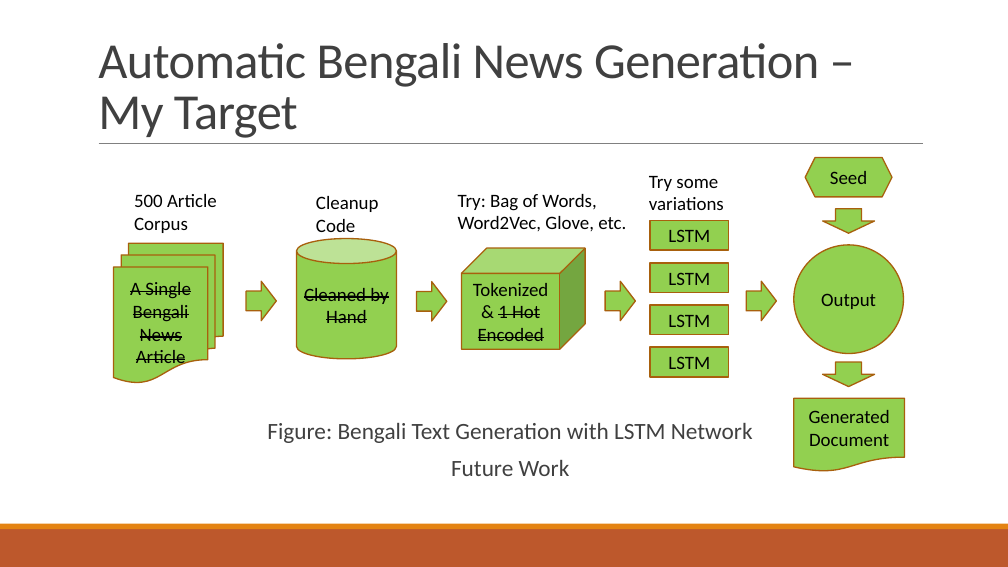
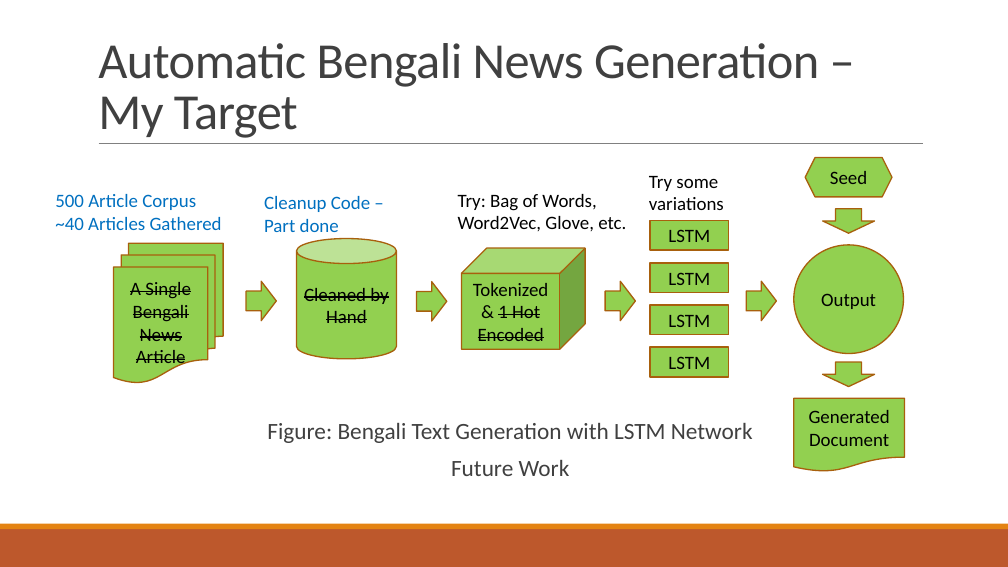
Before and after one commit to minhazul-alam/News_Gen, a slide deck: slide 4 of Minhaz/Automatic_Bengali_News_Generation.pptx. Drawn at 1008x567 pixels with LibreOffice and Linux fonts; fonts in the diff are those of the drawing. Boxes give left, top, right and bottom in pixels: in the first picture for what was removed or moved away, otherwise in the second. Text is boxed around its words. In the diff, an @@ line names an element or a change of style, - is before the commit and + after.

```diff
--- a/Minhaz/Automatic_Bengali_News_Generation.pptx
+++ b/Minhaz/Automatic_Bengali_News_Generation.pptx
@@ text "500 Article Corpus": place and size @@
-text "500 Article Corpus" at (134,194,217,233)
+text "500 Article Corpus" at (55,194,222,230)
@@ text at (55,194,196,210): text colour #000000 to #0070C0 in "500 Article Corpus" @@
@@ text at (264,196,370,232): text changed; text colour #000000 to #0070C0 @@
-Cleanup Code
+Cleanup Code –
+Part done
@@ text at (55,217,222,230): paragraph added @@
+~40 Articles Gathered
```
